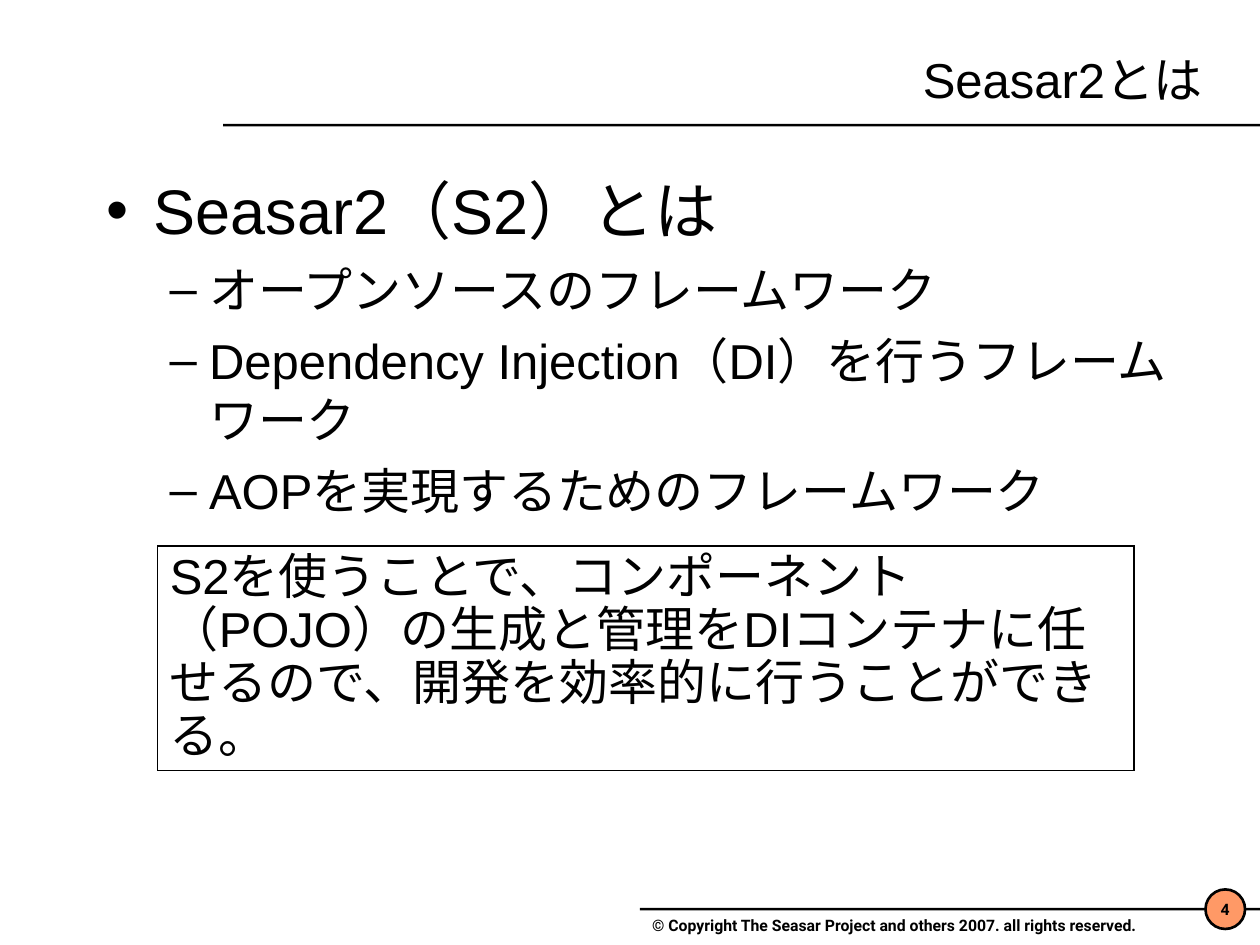
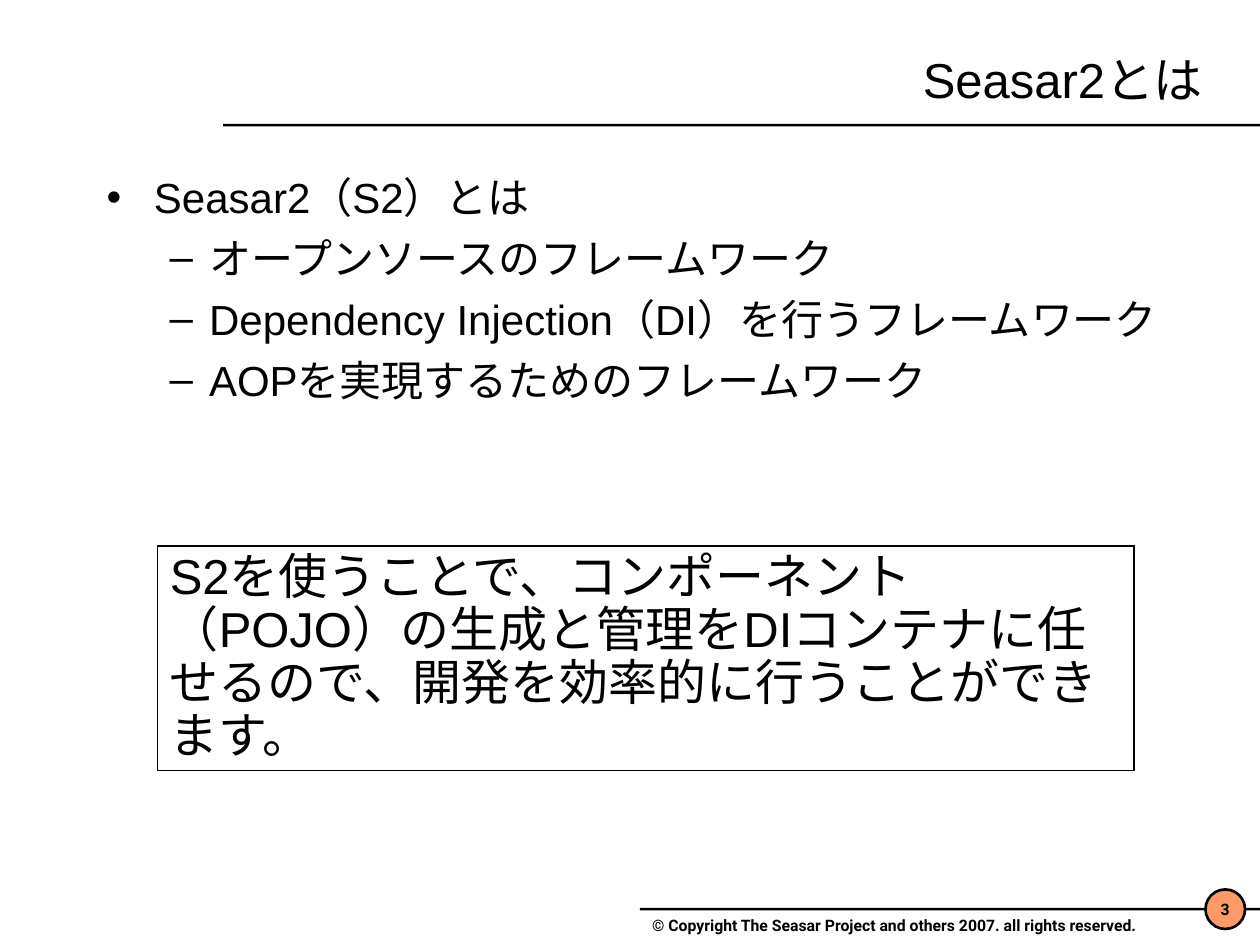
Before and after one commit to seasarorg/seasar2, a slide deck: slide 3 of seasar2_tutorial/doc/Seasar2.4.ppt (slide 4 before the commit). Drawn at 1260x945 pixels with LibreOffice and Linux fonts; fonts in the diff are those of the drawing; background and template pictures are left out. Boxes give left, top, right and bottom in pixels: in the first picture for what was removed or moved away, otherwise in the second. Text is boxed around its words. In the diff, an @@ line names an element or a change of style, - is before the commit and + after.

Commit message:
チュートリアルのドキュメント修正。

```diff
--- a/seasar2_tutorial/doc/Seasar2.4.ppt
+++ b/seasar2_tutorial/doc/Seasar2.4.ppt
@@ text "Seasar2（S2）とは" at (x1=154, y1=179, x2=1157, y2=400): size 36 to 24 pt in "Seasar2（S2）とは"; size 28 to 24 pt in "オープンソースのフレームワーク", "Dependency Injection（DI）を行うフレームワーク", "AOPを実現するためのフレームワーク"; less space between paragraphs @@
@@ text in rectangle at (x1=170, y1=555, x2=1098, y2=756): text changed @@
-S2を使うことで、コンポーネント（POJO）の生成と管理をDIコンテナに任せるので、開発を効率的に行うことができる。
+S2を使うことで、コンポーネント（POJO）の生成と管理をDIコンテナに任せるので、開発を効率的に行うことができます。
@@ page number at (x1=1221, y1=903, x2=1230, y2=915): text changed @@
-4
+3
```
Also in this commit, not shown: 34 other slides changed, 11 slides added, 12 slides removed, 1 other file.
